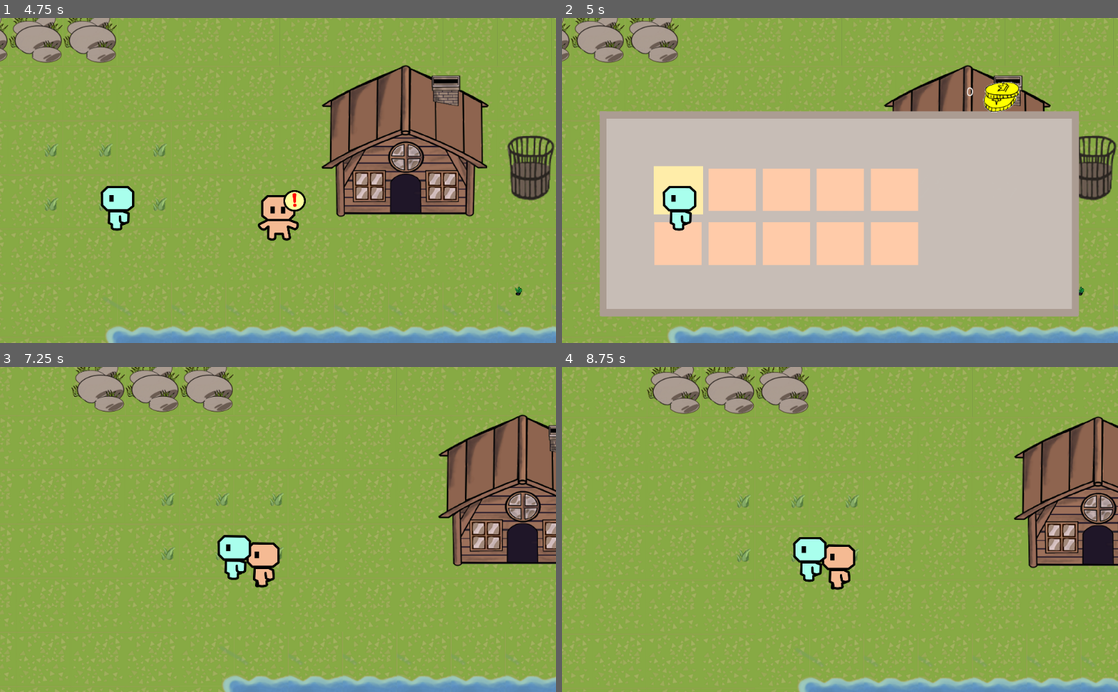
Above: before the commit, frames 1-4 (two rows, left to right).
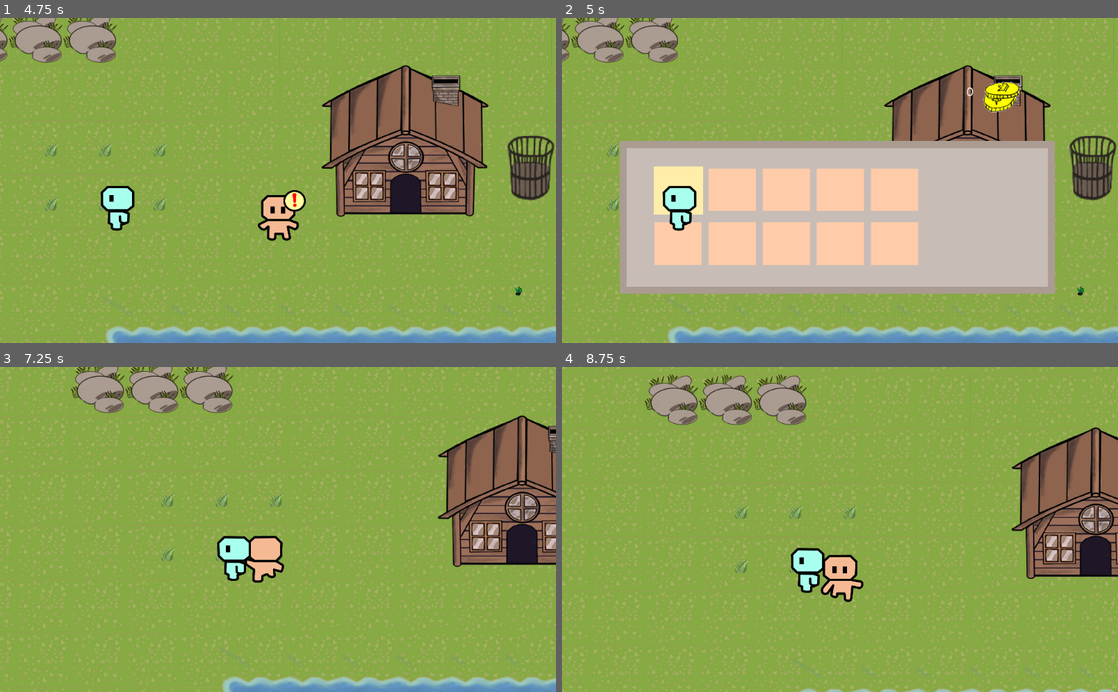
Above: after the commit, the same moments.

Repository: pisgah-fogel/SmallWorld2D
Game: Godot game, scene res://SceneTest.tscn
Same seed, same stepped clock (60 frames per second), same inputs: the game is played once before the commit and once after it.
Inputs (mouse positions are in pixels of both pictures, inside the frame that each line leads up to):
- Up to frame 1 (4.75 s): tap Enter (ui_accept) at 0.5, 0.77, 3.77 s; move the mouse to (400, 164) at 0.52 s; hold Right (ui_right) 0.53-1.25 s; hold Space (ui_action) 0.53-1.25 s; click (400, 164) at 0.67 s; tap R (ui_fishing) at 0.8, 2.3, 3.8 s; drag from (166, 196) to (544, 294) at 1.27 s; move the mouse to (333, 109) at 2.02 s; hold Right (ui_right) 2.03-2.75 s; hold Space (ui_action) 2.03-2.75 s; click (333, 109) at 2.17 s; drag from (250, 245) to (417, 216) at 2.77 s; move the mouse to (444, 229) at 3.52 s; hold Left (ui_left) 3.53-4.25 s; hold Space (ui_action) 3.53-4.25 s; click (444, 229) at 3.67 s; tap E (ui_inventory) at 4.15 s; drag from (111, 131) to (528, 190) at 4.27 s
- Up to frame 2 (5 s): no input
- Up to frame 3 (7.25 s): move the mouse to (261, 513) at 5.02 s; hold Down (ui_down) 5.03-5.75 s; hold Space (ui_action) 5.03-5.75 s; click (261, 513) at 5.17 s; tap R (ui_fishing) at 5.3, 6.8 s; drag from (194, 448) to (166, 545) at 5.77 s; move the mouse to (400, 513) at 6.52 s; hold Up (ui_up) from 6.53 s (still down); hold Space (ui_action) from 6.53 s (still down); click (400, 513) at 6.67 s; tap Enter (ui_accept) at 6.77 s
- Up to frame 4 (8.75 s): release Up (ui_up) at 7.25 s; release Space (ui_action) at 7.25 s; drag from (728, 545) to (1084, 565) at 7.27 s; move the mouse to (895, 458) at 8.02 s; hold Down (ui_down) from 8.03 s (still down); hold Space (ui_action) from 8.03 s (still down); click (895, 458) at 8.17 s; tap R (ui_fishing) at 8.3 s

Frame 1 is identical in both runs. In frame 2, 22% of the frame differs, in the area x 6-93%, y 28-92%; in frame 3, 5.0%; in frame 4, 15%.

Commit message:
Solve character stuck in chest/shop/bin & inventory's tiles

Diff:
--- a/Bin.gd
+++ b/Bin.gd
@@ -5,7 +5,7 @@
 export var mObjects = []
 export var num_column = 1
 export var num_row = 1
-export(bool) var isBin = true
+var isBin = true
 var tileStart = Vector2(0, -2)
 
 const Item = preload('res://Item.gd')
--- a/Chest.gd
+++ b/Chest.gd
@@ -5,7 +5,6 @@
 export var mObjects = []
 export var num_column = 3
 export var num_row = 1
-export(bool) var isBin = false
 
 var tileStart = Vector2(0, -2)
 
--- a/Inventory.gd
+++ b/Inventory.gd
@@ -5,7 +5,9 @@
 
 export(int) var num_column = 5
 export(int) var num_row = 2
-export(int) var chest_tile = 7
+export(int) var chest_tile = 12
+export(int) var shop_tile = 11
+export(int) var bin_tile = 22
 export(Vector2) var mouse_clicker =  Vector2(50, 40)
 export(Vector2) var mouse_offset = Vector2(0, 0)
 
@@ -32,7 +34,6 @@
 
 var userWallet = null
 func setUserWallet(wallet):
-	print("Inventory::setUserWallet")
 	userWallet = wallet
 	if mGoldLabel != null:
 		mGoldLabel.text = str(wallet.money)
@@ -43,7 +44,12 @@
 	if mTileMap and chest!=null:
 		for row in range(chest.num_row):
 			for col in range(chest.num_column):
-				mTileMap.set_cell(chest.tileStart.x + col, chest.tileStart.y + row, chest_tile)
+				var tt = chest_tile
+				if chest.get("isBin"):
+					tt = bin_tile
+				elif chest.get("isShop"):
+					tt = shop_tile
+				mTileMap.set_cell(chest.tileStart.x + col, chest.tileStart.y + row, tt)
 
 func setChest(newchest):
 	chest = newchest
@@ -214,7 +220,7 @@
 	elif chest != null and is_inside_inventory(ix, iy, chest):
 		var pos_sel_bis = (ix-chest.tileStart.x) + (iy-chest.tileStart.y-1)*chest.num_column
 		# Switch with an other item
-		if chest.isBin:
+		if chest.get("isBin"):
 			originalPos = 0
 			draggingObj = null
 		elif pos_sel_bis < 0:
--- a/Inventory.tscn
+++ b/Inventory.tscn
@@ -50,7 +50,7 @@
 2/texture = ExtResource( 4 )
 2/tex_offset = Vector2( 0, 0 )
 2/modulate = Color( 1, 1, 1, 1 )
-2/region = Rect2( 564, 0, 188, 188 )
+2/region = Rect2( 376, 0, 188, 188 )
 2/tile_mode = 0
 2/occluder_offset = Vector2( 0, 0 )
 2/navigation_offset = Vector2( 0, 0 )
@@ -64,7 +64,7 @@
 3/texture = ExtResource( 4 )
 3/tex_offset = Vector2( 0, 0 )
 3/modulate = Color( 1, 1, 1, 1 )
-3/region = Rect2( 0, 564, 188, 188 )
+3/region = Rect2( 0, 188, 188, 188 )
 3/tile_mode = 0
 3/occluder_offset = Vector2( 0, 0 )
 3/navigation_offset = Vector2( 0, 0 )
@@ -78,7 +78,7 @@
 4/texture = ExtResource( 4 )
 4/tex_offset = Vector2( 0, 0 )
 4/modulate = Color( 1, 1, 1, 1 )
-4/region = Rect2( 188, 564, 188, 188 )
+4/region = Rect2( 188, 188, 188, 188 )
 4/tile_mode = 0
 4/occluder_offset = Vector2( 0, 0 )
 4/navigation_offset = Vector2( 0, 0 )
@@ -92,7 +92,7 @@
 5/texture = ExtResource( 4 )
 5/tex_offset = Vector2( 0, 0 )
 5/modulate = Color( 1, 1, 1, 1 )
-5/region = Rect2( 564, 564, 188, 188 )
+5/region = Rect2( 376, 188, 188, 188 )
 5/tile_mode = 0
 5/occluder_offset = Vector2( 0, 0 )
 5/navigation_offset = Vector2( 0, 0 )
@@ -106,7 +106,7 @@
 6/texture = ExtResource( 4 )
 6/tex_offset = Vector2( 0, 0 )
 6/modulate = Color( 1, 1, 1, 1 )
-6/region = Rect2( 752, 0, 188, 188 )
+6/region = Rect2( 0, 376, 188, 188 )
 6/tile_mode = 0
 6/occluder_offset = Vector2( 0, 0 )
 6/navigation_offset = Vector2( 0, 0 )
@@ -120,7 +120,7 @@
 7/texture = ExtResource( 4 )
 7/tex_offset = Vector2( 0, 0 )
 7/modulate = Color( 1, 1, 1, 1 )
-7/region = Rect2( 940, 0, 188, 188 )
+7/region = Rect2( 188, 376, 188, 188 )
 7/tile_mode = 0
 7/occluder_offset = Vector2( 0, 0 )
 7/navigation_offset = Vector2( 0, 0 )
@@ -134,7 +134,7 @@
 8/texture = ExtResource( 4 )
 8/tex_offset = Vector2( 0, 0 )
 8/modulate = Color( 1, 1, 1, 1 )
-8/region = Rect2( 940, 188, 188, 188 )
+8/region = Rect2( 376, 376, 188, 188 )
 8/tile_mode = 0
 8/occluder_offset = Vector2( 0, 0 )
 8/navigation_offset = Vector2( 0, 0 )
@@ -148,7 +148,7 @@
 9/texture = ExtResource( 4 )
 9/tex_offset = Vector2( 0, 0 )
 9/modulate = Color( 1, 1, 1, 1 )
-9/region = Rect2( 188, 188, 188, 188 )
+9/region = Rect2( 752, 0, 188, 188 )
 9/tile_mode = 0
 9/occluder_offset = Vector2( 0, 0 )
 9/navigation_offset = Vector2( 0, 0 )
@@ -162,7 +162,7 @@
 10/texture = ExtResource( 4 )
 10/tex_offset = Vector2( 0, 0 )
 10/modulate = Color( 1, 1, 1, 1 )
-10/region = Rect2( 564, 188, 188, 188 )
+10/region = Rect2( 940, 0, 188, 188 )
 10/tile_mode = 0
 10/occluder_offset = Vector2( 0, 0 )
 10/navigation_offset = Vector2( 0, 0 )
@@ -176,7 +176,7 @@
 11/texture = ExtResource( 4 )
 11/tex_offset = Vector2( 0, 0 )
 11/modulate = Color( 1, 1, 1, 1 )
-11/region = Rect2( 0, 188, 188, 188 )
+11/region = Rect2( 1128, 0, 188, 188 )
 11/tile_mode = 0
 11/occluder_offset = Vector2( 0, 0 )
 11/navigation_offset = Vector2( 0, 0 )
@@ -186,6 +186,160 @@
 11/shape_one_way_margin = 0.0
 11/shapes = [  ]
 11/z_index = 0
+12/name = "ui.png 12"
+12/texture = ExtResource( 4 )
+12/tex_offset = Vector2( 0, 0 )
+12/modulate = Color( 1, 1, 1, 1 )
+12/region = Rect2( 1316, 0, 188, 188 )
+12/tile_mode = 0
+12/occluder_offset = Vector2( 0, 0 )
+12/navigation_offset = Vector2( 0, 0 )
+12/shape_offset = Vector2( 0, 0 )
+12/shape_transform = Transform2D( 1, 0, 0, 1, 0, 0 )
+12/shape_one_way = false
+12/shape_one_way_margin = 0.0
+12/shapes = [  ]
+12/z_index = 0
+13/name = "ui.png 13"
+13/texture = ExtResource( 4 )
+13/tex_offset = Vector2( 0, 0 )
+13/modulate = Color( 1, 1, 1, 1 )
+13/region = Rect2( 0, 564, 188, 188 )
+13/tile_mode = 0
+13/occluder_offset = Vector2( 0, 0 )
+13/navigation_offset = Vector2( 0, 0 )
+13/shape_offset = Vector2( 0, 0 )
+13/shape_transform = Transform2D( 1, 0, 0, 1, 0, 0 )
+13/shape_one_way = false
+13/shape_one_way_margin = 0.0
+13/shapes = [  ]
+13/z_index = 0
+14/name = "ui.png 14"
+14/texture = ExtResource( 4 )
+14/tex_offset = Vector2( 0, 0 )
+14/modulate = Color( 1, 1, 1, 1 )
+14/region = Rect2( 188, 564, 188, 188 )
+14/tile_mode = 0
+14/occluder_offset = Vector2( 0, 0 )
+14/navigation_offset = Vector2( 0, 0 )
+14/shape_offset = Vector2( 0, 0 )
+14/shape_transform = Transform2D( 1, 0, 0, 1, 0, 0 )
+14/shape_one_way = false
+14/shape_one_way_margin = 0.0
+14/shapes = [  ]
+14/z_index = 0
+15/name = "ui.png 15"
+15/texture = ExtResource( 4 )
+15/tex_offset = Vector2( 0, 0 )
+15/modulate = Color( 1, 1, 1, 1 )
+15/region = Rect2( 376, 564, 188, 188 )
+15/tile_mode = 0
+15/occluder_offset = Vector2( 0, 0 )
+15/navigation_offset = Vector2( 0, 0 )
+15/shape_offset = Vector2( 0, 0 )
+15/shape_transform = Transform2D( 1, 0, 0, 1, 0, 0 )
+15/shape_one_way = false
+15/shape_one_way_margin = 0.0
+15/shapes = [  ]
+15/z_index = 0
+16/name = "ui.png 16"
+16/texture = ExtResource( 4 )
+16/tex_offset = Vector2( 0, 0 )
+16/modulate = Color( 1, 1, 1, 1 )
+16/region = Rect2( 376, 752, 188, 188 )
+16/tile_mode = 0
+16/occluder_offset = Vector2( 0, 0 )
+16/navigation_offset = Vector2( 0, 0 )
+16/shape_offset = Vector2( 0, 0 )
+16/shape_transform = Transform2D( 1, 0, 0, 1, 0, 0 )
+16/shape_one_way = false
+16/shape_one_way_margin = 0.0
+16/shapes = [  ]
+16/z_index = 0
+17/name = "ui.png 17"
+17/texture = ExtResource( 4 )
+17/tex_offset = Vector2( 0, 0 )
+17/modulate = Color( 1, 1, 1, 1 )
+17/region = Rect2( 188, 752, 188, 188 )
+17/tile_mode = 0
+17/occluder_offset = Vector2( 0, 0 )
+17/navigation_offset = Vector2( 0, 0 )
+17/shape_offset = Vector2( 0, 0 )
+17/shape_transform = Transform2D( 1, 0, 0, 1, 0, 0 )
+17/shape_one_way = false
+17/shape_one_way_margin = 0.0
+17/shapes = [  ]
+17/z_index = 0
+18/name = "ui.png 18"
+18/texture = ExtResource( 4 )
+18/tex_offset = Vector2( 0, 0 )
+18/modulate = Color( 1, 1, 1, 1 )
+18/region = Rect2( 0, 752, 188, 188 )
+18/tile_mode = 0
+18/occluder_offset = Vector2( 0, 0 )
+18/navigation_offset = Vector2( 0, 0 )
+18/shape_offset = Vector2( 0, 0 )
+18/shape_transform = Transform2D( 1, 0, 0, 1, 0, 0 )
+18/shape_one_way = false
+18/shape_one_way_margin = 0.0
+18/shapes = [  ]
+18/z_index = 0
+19/name = "ui.png 19"
+19/texture = ExtResource( 4 )
+19/tex_offset = Vector2( 0, 0 )
+19/modulate = Color( 1, 1, 1, 1 )
+19/region = Rect2( 0, 940, 188, 188 )
+19/tile_mode = 0
+19/occluder_offset = Vector2( 0, 0 )
+19/navigation_offset = Vector2( 0, 0 )
+19/shape_offset = Vector2( 0, 0 )
+19/shape_transform = Transform2D( 1, 0, 0, 1, 0, 0 )
+19/shape_one_way = false
+19/shape_one_way_margin = 0.0
+19/shapes = [  ]
+19/z_index = 0
+20/name = "ui.png 20"
+20/texture = ExtResource( 4 )
+20/tex_offset = Vector2( 0, 0 )
+20/modulate = Color( 1, 1, 1, 1 )
+20/region = Rect2( 188, 940, 188, 188 )
+20/tile_mode = 0
+20/occluder_offset = Vector2( 0, 0 )
+20/navigation_offset = Vector2( 0, 0 )
+20/shape_offset = Vector2( 0, 0 )
+20/shape_transform = Transform2D( 1, 0, 0, 1, 0, 0 )
+20/shape_one_way = false
+20/shape_one_way_margin = 0.0
+20/shapes = [  ]
+20/z_index = 0
+21/name = "ui.png 21"
+21/texture = ExtResource( 4 )
+21/tex_offset = Vector2( 0, 0 )
+21/modulate = Color( 1, 1, 1, 1 )
+21/region = Rect2( 376, 940, 188, 188 )
+21/tile_mode = 0
+21/occluder_offset = Vector2( 0, 0 )
+21/navigation_offset = Vector2( 0, 0 )
+21/shape_offset = Vector2( 0, 0 )
+21/shape_transform = Transform2D( 1, 0, 0, 1, 0, 0 )
+21/shape_one_way = false
+21/shape_one_way_margin = 0.0
+21/shapes = [  ]
+21/z_index = 0
+22/name = "ui.png 22"
+22/texture = ExtResource( 4 )
+22/tex_offset = Vector2( 0, 0 )
+22/modulate = Color( 1, 1, 1, 1 )
+22/region = Rect2( 564, 0, 188, 188 )
+22/tile_mode = 0
+22/occluder_offset = Vector2( 0, 0 )
+22/navigation_offset = Vector2( 0, 0 )
+22/shape_offset = Vector2( 0, 0 )
+22/shape_transform = Transform2D( 1, 0, 0, 1, 0, 0 )
+22/shape_one_way = false
+22/shape_one_way_margin = 0.0
+22/shapes = [  ]
+22/z_index = 0
 
 [sub_resource type="TileSet" id=5]
 0/name = "icons.png 0"
@@ -518,7 +672,7 @@
 tile_set = SubResource( 4 )
 cell_size = Vector2( 188, 188 )
 format = 1
-tile_data = PoolIntArray( -1, 0, 0, -65536, 1, 0, -65535, 1, 0, -65534, 1, 0, -65533, 1, 0, -65532, 1, 0, -65531, 1, 0, -65530, 1, 0, -65529, 2, 0, 65535, 11, 0, 0, 7, 0, 1, 7, 0, 2, 7, 0, 3, 7, 0, 4, 7, 0, 5, 9, 0, 6, 9, 0, 7, 10, 0, 131071, 11, 0, 65536, 7, 0, 65537, 7, 0, 65538, 7, 0, 65539, 7, 0, 65540, 7, 0, 65541, 9, 0, 65542, 9, 0, 65543, 10, 0, 196607, 3, 0, 131072, 4, 0, 131073, 4, 0, 131074, 4, 0, 131075, 4, 0, 131076, 4, 0, 131077, 4, 0, 131078, 4, 0, 131079, 5, 0, 589842, 0, 0 )
+tile_data = PoolIntArray( -1, 0, 0, -65536, 1, 0, -65535, 1, 0, -65534, 1, 0, -65533, 1, 0, -65532, 1, 0, -65531, 1, 0, -65530, 1, 0, -65529, 2, 0, 65535, 3, 0, 0, 10, 0, 1, 10, 0, 2, 10, 0, 3, 10, 0, 4, 10, 0, 5, 4, 0, 6, 4, 0, 7, 5, 0, 131071, 3, 0, 65536, 10, 0, 65537, 10, 0, 65538, 10, 0, 65539, 10, 0, 65540, 10, 0, 65541, 4, 0, 65542, 4, 0, 65543, 5, 0, 196607, 6, 0, 131072, 7, 0, 131073, 7, 0, 131074, 7, 0, 131075, 7, 0, 131076, 7, 0, 131077, 7, 0, 131078, 7, 0, 131079, 8, 0, 589842, 0, 0 )
 
 [node name="selection" type="Sprite" parent="."]
 position = Vector2( 250.251, 349.955 )
--- a/Player.gd
+++ b/Player.gd
@@ -53,6 +53,13 @@
 var left_strength = 0.0
 var up_strength = 0.0
 var down_strength = 0.0
+func clearUserMovemnt():
+	velocity = Vector2.ZERO
+	right_strength = 0.0
+	left_strength = 0.0
+	up_strength = 0.0
+	down_strength = 0.0
+
 func updateUserControl(event):
 	if event.is_action_pressed("ui_right"):
 		right_strength = event.get_action_strength("ui_right")
@@ -168,7 +175,7 @@
 	stop_fishing()
 
 func start_fishing():
-	velocity = Vector2.ZERO
+	clearUserMovemnt()
 	var tmp = Vector2.ZERO
 	state = FISHING
 	match mDirection:
@@ -255,7 +262,7 @@
 
 ####################### GETTING OBJECTS #######################
 func start_getObject():
-	velocity = Vector2.ZERO
+	clearUserMovemnt()
 	state = GET_OBJECT
 	animationPlayer.play("get_down")
 
@@ -263,11 +270,11 @@
 
 func start_inventory():
 	animationPlayer.play("inventory")
-	velocity = Vector2.ZERO
+	clearUserMovemnt()
 	state = INVENTORY
 
 func open_inventory(chest):
-	velocity = Vector2.ZERO
+	# TODO: handle collision error
 	state = INVENTORY
 	clear_null_inventory()
 	inventoryInstance = Inventory.instance()
--- a/Shop.gd
+++ b/Shop.gd
@@ -5,11 +5,11 @@
 export var mObjects = []
 export var num_column = 3
 export var num_row = 1
-export(bool) var isBin = false
 
 var total = 0
 
 var tileStart = Vector2(0, -2)
+var isShop = true
 
 var prices = [
 	0,
Binary file changed: gfx_src/ui.png
Not shown, changed: gfx_src/ui.png.kra
